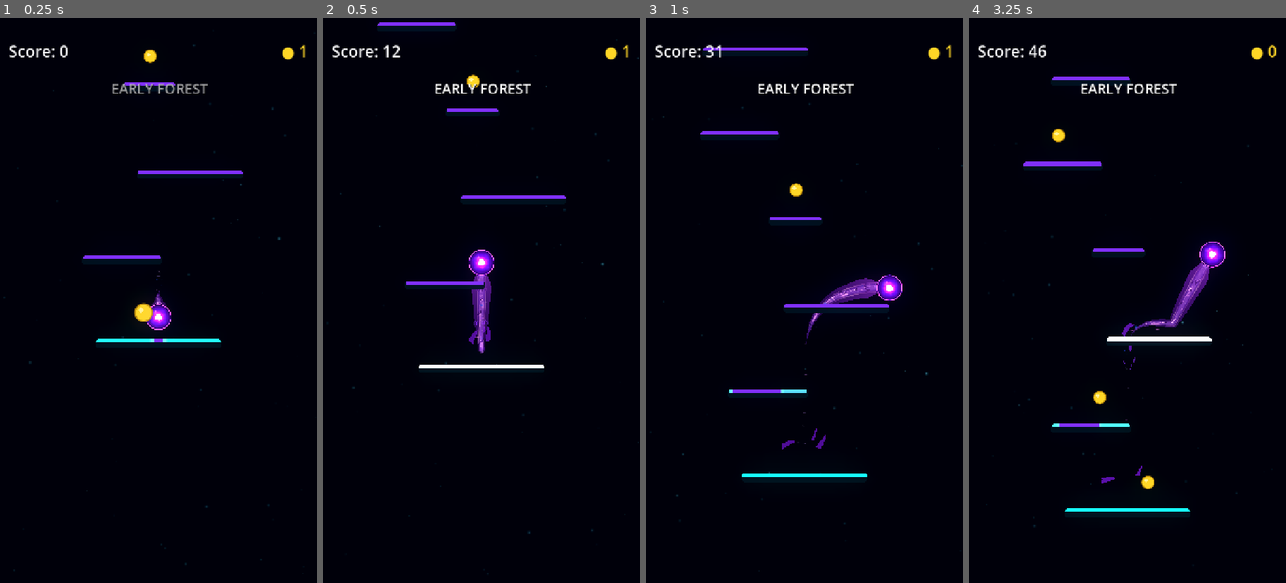
Above: before the commit, frames 1-4 (left to right).
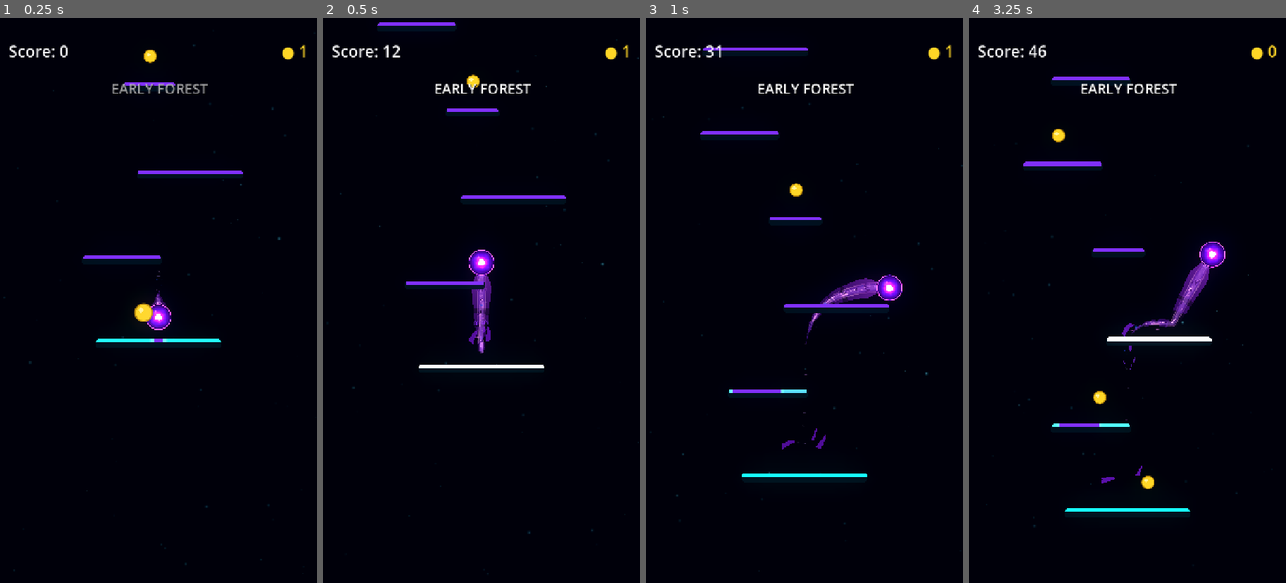
Above: after the commit, the same moments.

Repository: Kryodo/TowerJump
Game: Godot game, scene res://scenes/main.tscn
Two runs of this game, one before a commit and one after it. Both use one fixed random seed, a clock stepped at 60 frames per second and the inputs below.
Inputs (mouse positions are in pixels of both pictures, inside the frame that each line leads up to):
- Up to frame 1 (0.25 s): no input
- Up to frame 2 (0.5 s): no input
- Up to frame 3 (1 s): move the mouse to (874, 272) at 0.52 s; hold Right (ui_right) from 0.53 s (still down); click (874, 272) at 0.67 s
- Up to frame 4 (3.25 s): release Right (ui_right) at 1.25 s; drag from (1064, 328) to (1117, 193) at 1.27 s; click "Nochmal spielen" at 2 s; move the mouse to (1159, 176) at 2.77 s; hold Right (ui_right) from 2.78 s (still down)

Frame 1 is identical in both runs. In frame 2, less than 0.1% of the frame differs, in the area x 47-53%, y 51-59%; in frame 3, less than 0.1%; in frame 4, 0.2%, in the area x 51-71%, y 49-57%.

Commit message:
Restore geometric surface cuts from comet shedding experiment

Diff:
--- a/scenes/ball.tscn
+++ b/scenes/ball.tscn
@@ -189,6 +189,9 @@
 z_index = -1
 
 
+[node name="ShedGeometry" type="Node2D" parent="TrailVisual"]
+z_index = 0
+
 [node name="UnifiedCometContour" type="Line2D" parent="TrailVisual" unique_id=1770062204]
 z_index = 2
 visible = false
--- a/scripts/ball_trail.gd
+++ b/scripts/ball_trail.gd
@@ -13,6 +13,8 @@
 
 const UNIFIED_HEAD_ARC_SEGMENTS: int = 20
 const ORB_RIM_CENTER_RADIUS_RATIO: float = 0.93
+const SHED_CONNECTED_END_PROGRESS: float = 0.38
+const SHED_GEOMETRY_PIECE_CAPACITY: int = 12
 const SURFACE_BURST_PIECE_COUNT: int = 4
 const CHEVRON_BURST_PIECE_COUNT: int = 5
 const SURFACE_BURST_SPACING: float = 0.055
@@ -27,6 +29,7 @@
 @onready var _energy_line: Line2D = $EnergyLine
 @onready var _trail_aura: Line2D = $TrailAura
 @onready var _unified_shape: Polygon2D = get_node_or_null("UnifiedCometShape") as Polygon2D
+@onready var _shed_geometry_container: Node2D = get_node_or_null("ShedGeometry") as Node2D
 @onready var _unified_contour: Line2D = get_node_or_null("UnifiedCometContour") as Line2D
 @onready var _ball_visual: Sprite2D = get_parent().get_node("Visual") as Sprite2D
 
@@ -58,11 +61,13 @@
 var _landing_burst_half_widths: Array[float] = []
 var _landing_burst_total_distance: float = 0.0
 var _landing_burst_snapshot_valid: bool = false
+var _shed_geometry_pieces: Array[Polygon2D] = []
 
 func _ready() -> void:
 	z_index = -1
 	_previous_ball_position = global_position
 	_ball_surface_radius = _measure_ball_surface_radius()
+	_initialize_shed_geometry_pieces()
 
 	for node_name in [
 		"TrailParticles",
@@ -294,11 +299,13 @@
 		_latest_trail_normals.clear()
 		_latest_trail_half_widths.clear()
 		_latest_trail_total_distance = 0.0
+		_clear_shed_geometry_pieces()
 		_energy_line.clear_points()
 		_trail_aura.clear_points()
 		if _unified_shape != null:
 			_unified_shape.polygon = PackedVector2Array()
 			_unified_shape.uv = PackedVector2Array()
+		_clear_shed_geometry_pieces()
 		if _unified_contour != null:
 			_unified_contour.clear_points()
 		return
@@ -461,19 +468,60 @@
 		polygon_points.append(_unified_shape.to_local(world_point))
 		polygon_uvs.append(Vector2(0.0, arc_t))
 
-	for i in range(1, path.size() - 1):
-		var right_point: Vector2 = path[i] - normals[i] * half_widths[i]
-		polygon_points.append(_unified_shape.to_local(right_point))
-		polygon_uvs.append(Vector2(cumulative_distances[i] / total_distance, 1.0))
-
-	polygon_points.append(_unified_shape.to_local(path[path.size() - 1]))
-	polygon_uvs.append(Vector2(1.0, 0.5))
-
-	for i in range(path.size() - 2, 0, -1):
-		var left_point: Vector2 = path[i] + normals[i] * half_widths[i]
-		polygon_points.append(_unified_shape.to_local(left_point))
-		polygon_uvs.append(Vector2(cumulative_distances[i] / total_distance, 0.0))
-
+	var use_geometric_shedding: bool = shedding_enabled and total_distance >= 70.0
+	var connected_end_distance: float = total_distance
+	if use_geometric_shedding:
+		connected_end_distance = total_distance * SHED_CONNECTED_END_PROGRESS
+
+	if use_geometric_shedding:
+		# Keep the ball and upper neck connected. The lower trail is rendered as
+		# separate cut-out islands, matching the tested experiment-comet-shedding look.
+		for i in range(1, path.size() - 1):
+			if cumulative_distances[i] >= connected_end_distance:
+				break
+			var right_point: Vector2 = path[i] - normals[i] * half_widths[i]
+			polygon_points.append(_unified_shape.to_local(right_point))
+			polygon_uvs.append(Vector2(cumulative_distances[i] / total_distance, 1.0))
+
+		var connected_cut: Dictionary = _sample_trail_cross_section(
+			connected_end_distance, path, cumulative_distances, tangents, normals, half_widths
+		)
+		var cut_position: Vector2 = connected_cut["position"]
+		var cut_normal: Vector2 = connected_cut["normal"]
+		var cut_width: float = connected_cut["half_width"]
+		var cut_uv_x: float = connected_end_distance / total_distance
+		polygon_points.append(_unified_shape.to_local(cut_position - cut_normal * cut_width))
+		polygon_uvs.append(Vector2(cut_uv_x, 1.0))
+		polygon_points.append(_unified_shape.to_local(cut_position + cut_normal * cut_width))
+		polygon_uvs.append(Vector2(cut_uv_x, 0.0))
+
+		for i in range(path.size() - 2, 0, -1):
+			if cumulative_distances[i] >= connected_end_distance:
+				continue
+			var left_point: Vector2 = path[i] + normals[i] * half_widths[i]
+			polygon_points.append(_unified_shape.to_local(left_point))
+			polygon_uvs.append(Vector2(cumulative_distances[i] / total_distance, 0.0))
+
+		_update_shed_geometry_pieces(
+			path, cumulative_distances, total_distance, tangents, normals, half_widths
+		)
+	else:
+		# Preserve a fully continuous ribbon while shedding is disabled or the
+		# trail is too short for the breakup effect.
+		for i in range(1, path.size() - 1):
+			var right_point: Vector2 = path[i] - normals[i] * half_widths[i]
+			polygon_points.append(_unified_shape.to_local(right_point))
+			polygon_uvs.append(Vector2(cumulative_distances[i] / total_distance, 1.0))
+
+		polygon_points.append(_unified_shape.to_local(path[path.size() - 1]))
+		polygon_uvs.append(Vector2(1.0, 0.5))
+
+		for i in range(path.size() - 2, 0, -1):
+			var left_point: Vector2 = path[i] + normals[i] * half_widths[i]
+			polygon_points.append(_unified_shape.to_local(left_point))
+			polygon_uvs.append(Vector2(cumulative_distances[i] / total_distance, 0.0))
+
+		_clear_shed_geometry_pieces()
 
 	_unified_shape.polygon = polygon_points
 	_unified_shape.uv = polygon_uvs
@@ -887,6 +935,26 @@
 			_detached_shed_fragments[fragment_index] = fragment
 
 
+func _initialize_shed_geometry_pieces() -> void:
+	if _shed_geometry_container == null:
+		return
+	for piece_index in range(SHED_GEOMETRY_PIECE_CAPACITY):
+		var piece := Polygon2D.new()
+		piece.name = "ShedTrailPiece_%02d" % piece_index
+		piece.z_index = -1
+		piece.visible = false
+		_shed_geometry_container.add_child(piece)
+		_shed_geometry_pieces.append(piece)
+
+
+func _clear_shed_geometry_pieces() -> void:
+	for piece in _shed_geometry_pieces:
+		piece.polygon = PackedVector2Array()
+		piece.uv = PackedVector2Array()
+		piece.visible = false
+
+
+
 func _sample_trail_cross_section(
 	target_distance: float,
 	path: Array[Vector2],
@@ -932,6 +1000,136 @@
 			closest_error = error
 			closest_index = i
 	return closest_index
+
+
+func _append_shed_edge_sample(
+	points: PackedVector2Array,
+	uvs: PackedVector2Array,
+	world_position: Vector2,
+	progress: float,
+	across: float
+) -> void:
+	points.append(_shed_geometry_container.to_local(world_position))
+	uvs.append(Vector2(progress, across))
+
+
+func _build_shed_piece_polygon(
+	piece: Polygon2D,
+	start_distance: float,
+	end_distance: float,
+	path: Array[Vector2],
+	cumulative_distances: Array[float],
+	total_distance: float,
+	tangents: Array[Vector2],
+	normals: Array[Vector2],
+	half_widths: Array[float]
+) -> void:
+	var polygon_points := PackedVector2Array()
+	var polygon_uvs := PackedVector2Array()
+	var length: float = end_distance - start_distance
+	var start_skew: float = minf(length * 0.20, 3.0)
+	var end_skew: float = minf(length * 0.18, 2.5)
+
+	# Sample the two sides at different distances to create oblique, chipped
+	# ends. This makes each surviving island an irregular piece of the old body.
+	var start_right_distance: float = start_distance + start_skew
+	var start_left_distance: float = start_distance - start_skew
+	var end_right_distance: float = end_distance - end_skew
+	var end_left_distance: float = end_distance + end_skew
+
+	var start_right_section: Dictionary = _sample_trail_cross_section(
+		start_right_distance, path, cumulative_distances, tangents, normals, half_widths
+	)
+	var start_left_section: Dictionary = _sample_trail_cross_section(
+		start_left_distance, path, cumulative_distances, tangents, normals, half_widths
+	)
+	var end_right_section: Dictionary = _sample_trail_cross_section(
+		end_right_distance, path, cumulative_distances, tangents, normals, half_widths
+	)
+	var end_left_section: Dictionary = _sample_trail_cross_section(
+		end_left_distance, path, cumulative_distances, tangents, normals, half_widths
+	)
+
+	var start_right: Vector2 = start_right_section["position"] - start_right_section["normal"] * float(start_right_section["half_width"])
+	var start_left: Vector2 = start_left_section["position"] + start_left_section["normal"] * float(start_left_section["half_width"])
+	var end_right: Vector2 = end_right_section["position"] - end_right_section["normal"] * float(end_right_section["half_width"])
+	var end_left: Vector2 = end_left_section["position"] + end_left_section["normal"] * float(end_left_section["half_width"])
+
+	_append_shed_edge_sample(
+		polygon_points, polygon_uvs, start_right,
+		start_right_distance / total_distance, 1.0
+	)
+	for i in range(1, path.size() - 1):
+		if cumulative_distances[i] > start_right_distance and cumulative_distances[i] < end_right_distance:
+			var right_point: Vector2 = path[i] - normals[i] * half_widths[i]
+			_append_shed_edge_sample(
+				polygon_points, polygon_uvs, right_point,
+				cumulative_distances[i] / total_distance, 1.0
+			)
+	_append_shed_edge_sample(
+		polygon_points, polygon_uvs, end_right,
+		end_right_distance / total_distance, 1.0
+	)
+	_append_shed_edge_sample(
+		polygon_points, polygon_uvs, end_left,
+		end_left_distance / total_distance, 0.0
+	)
+	for i in range(path.size() - 2, 0, -1):
+		if cumulative_distances[i] < end_left_distance and cumulative_distances[i] > start_left_distance:
+			var left_point: Vector2 = path[i] + normals[i] * half_widths[i]
+			_append_shed_edge_sample(
+				polygon_points, polygon_uvs, left_point,
+				cumulative_distances[i] / total_distance, 0.0
+			)
+	_append_shed_edge_sample(
+		polygon_points, polygon_uvs, start_left,
+		start_left_distance / total_distance, 0.0
+	)
+
+	piece.polygon = polygon_points
+	piece.uv = polygon_uvs
+	piece.material = _unified_shape.material
+	piece.visible = polygon_points.size() >= 4
+
+
+func _update_shed_geometry_pieces(
+	path: Array[Vector2],
+	cumulative_distances: Array[float],
+	total_distance: float,
+	tangents: Array[Vector2],
+	normals: Array[Vector2],
+	half_widths: Array[float]
+) -> void:
+	_clear_shed_geometry_pieces()
+	if _shed_geometry_pieces.is_empty() or total_distance < 38.0 or _shed_geometry_container == null:
+		return
+
+	# The unbroken head ends first. Beyond a small open gap, individually
+	# generated trail islands occupy only their own polygon geometry.
+	var cursor: float = total_distance * SHED_CONNECTED_END_PROGRESS
+	cursor += clampf(total_distance * 0.04, 5.0, 11.0)
+	var tail_limit: float = total_distance * 0.985
+	var piece_index: int = 0
+	while cursor < tail_limit and piece_index < _shed_geometry_pieces.size():
+		var seed_a: float = absf(sin(float(piece_index) * 15.731 + 2.17))
+		var seed_b: float = absf(sin(float(piece_index) * 9.173 + 5.61))
+		var piece_length: float = clampf(total_distance * lerpf(0.055, 0.095, seed_a), 8.0, 24.0)
+		var piece_end: float = minf(cursor + piece_length, tail_limit)
+		if piece_end - cursor >= 5.0:
+			_build_shed_piece_polygon(
+				_shed_geometry_pieces[piece_index],
+				cursor,
+				piece_end,
+				path,
+				cumulative_distances,
+				total_distance,
+				tangents,
+				normals,
+				half_widths
+			)
+			piece_index += 1
+		cursor = piece_end + clampf(lerpf(4.0, 9.0, seed_b), 3.0, 10.0)
+
 
 
 func _update_particle_emitters(
